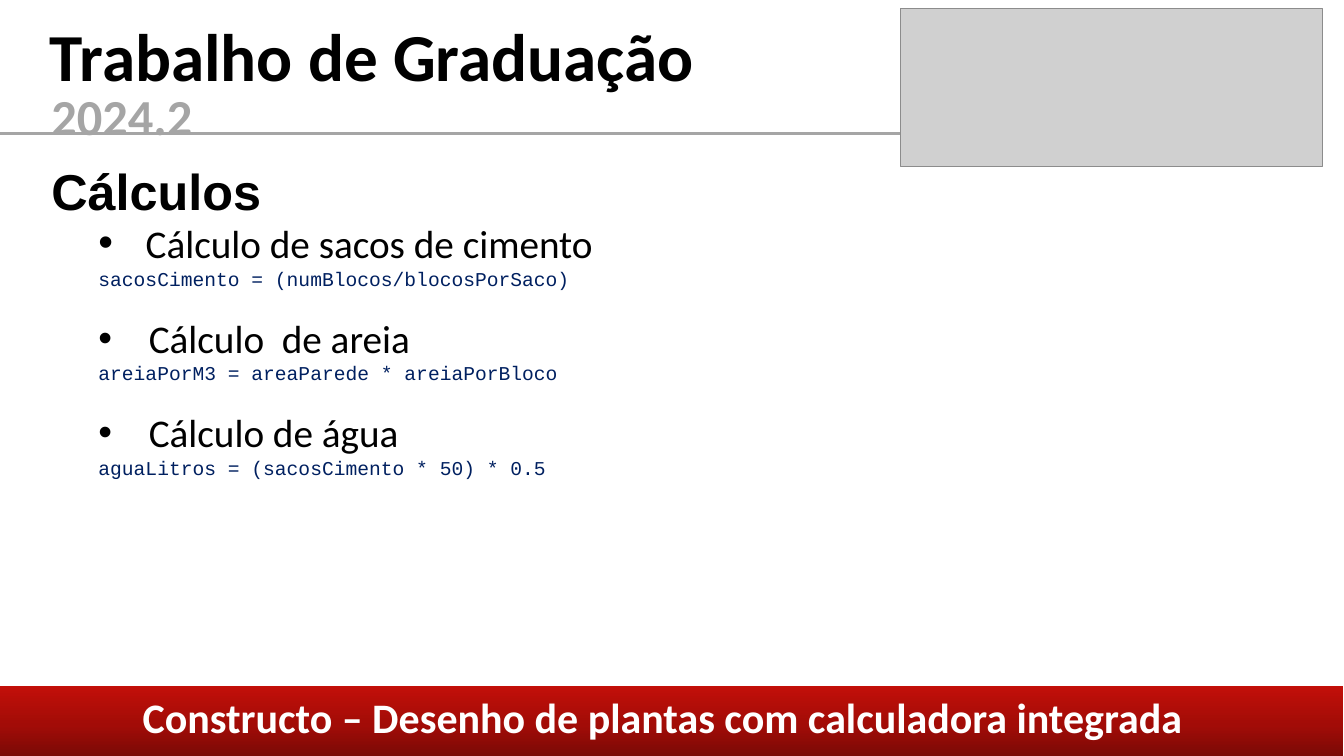
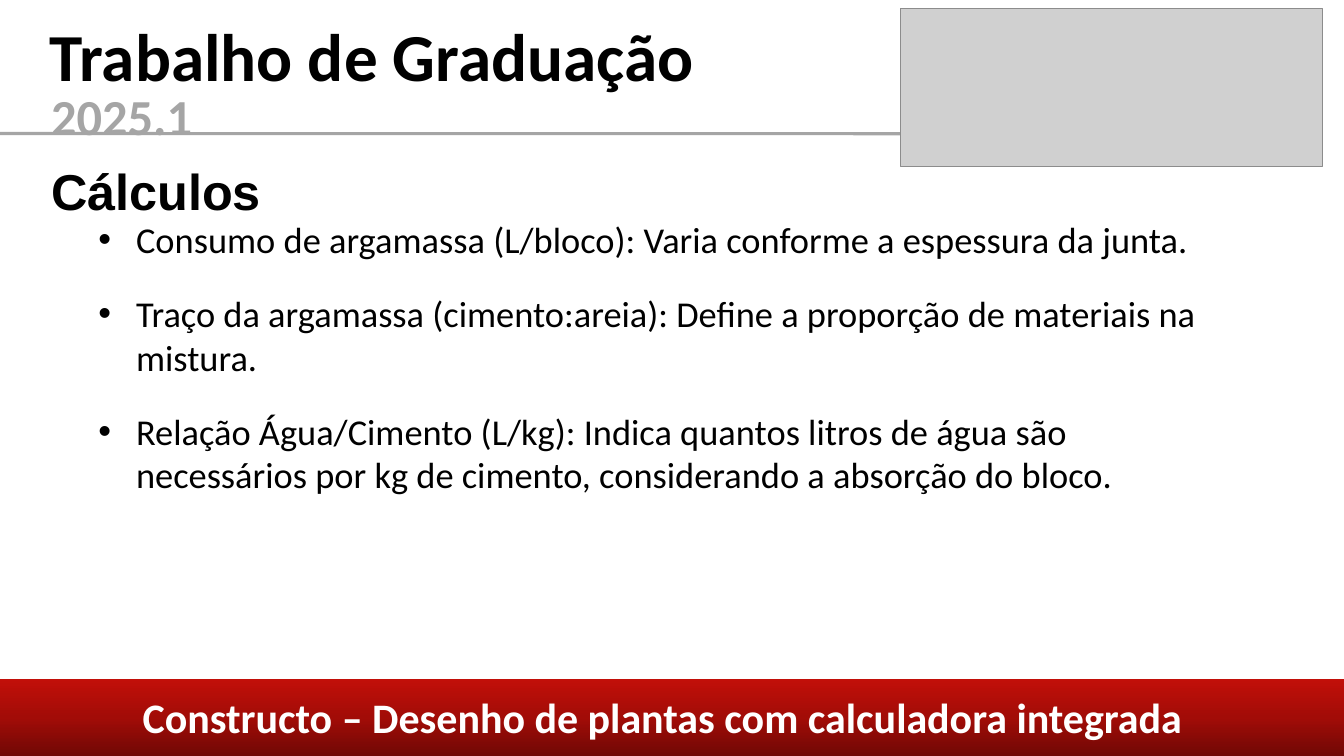
Before and after one commit to caiom4754/Constructo, a slide deck: slide 8 of coisas/Apresentação TG.pptx (slide 12 before the commit). Drawn at 1344x756 pixels with LibreOffice and Linux fonts; fonts in the diff are those of the drawing; grey boxes stand for pictures. Boxes give left, top, right and bottom in pixels: in the first picture for what was removed or moved away, otherwise in the second. Text is boxed around its words. In the diff, an @@ line names an element or a change of style, - is before the commit and + after.

```diff
--- a/coisas/Apresentação TG.pptx
+++ b/coisas/Apresentação TG.pptx
@@ text at bbox=[51, 102, 192, 135]: text changed @@
-2024.2
+2025.1
@@ text removed at bbox=[98, 230, 593, 479] @@
-• Cálculo de sacos de cimento
-sacosCimento = (numBlocos/blocosPorSaco)
-• Cálculo de areia
-areiaPorM3 = areaParede * areiaPorBloco
-• Cálculo de água
-aguaLitros = (sacosCimento * 50) * 0.5
@@ text added at bbox=[136, 226, 1196, 495], 26 pt, text #000000 @@
+• Consumo de argamassa (L/bloco): Varia conforme a espessura da junta.
+• Traço da argamassa (cimento:areia): Define a proporção de materiais na mistura.
+• Relação Água/Cimento (L/kg): Indica quantos litros de água são necessários por kg de cimento, considerando a absorção do bloco.
@@ rectangle: place and size @@
-rectangle at bbox=[0, 687, 1343, 756]
+rectangle at bbox=[0, 679, 1344, 756]
```
Also in this commit, not shown: 7 other slides changed, 5 slides added, 6 slides removed, 3 other files.
